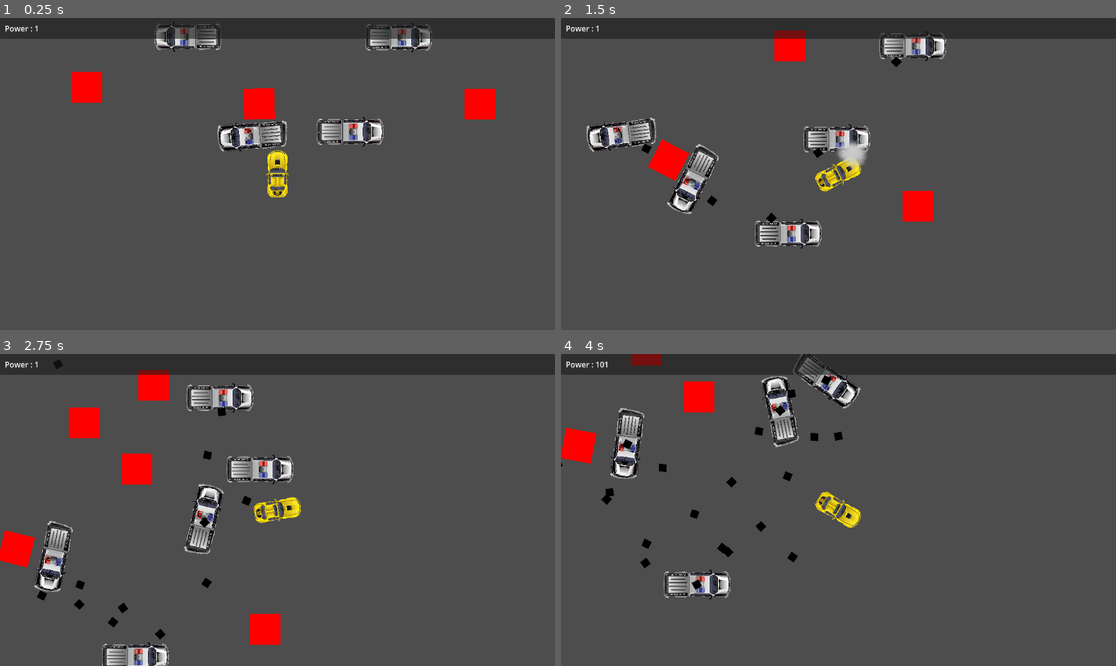
Above: before the commit, frames 1-4 (two rows, left to right).
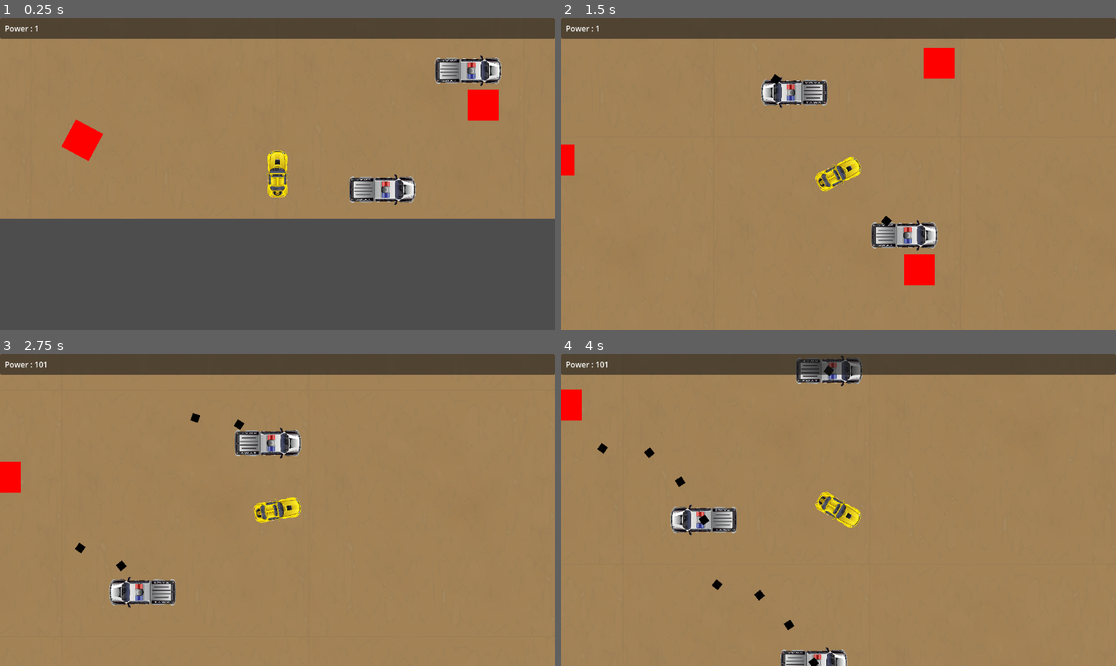
Above: after the commit, the same moments.

Repository: m-conti/gamejam-thailand-summer
Game: Godot game, scene res://level.tscn
Same seed, same stepped clock (60 frames per second), same inputs: the game is played once before the commit and once after it.
Inputs:
- Up to frame 1 (0.25 s): no input
- Up to frame 2 (1.5 s): hold D (right) 0.53-1.28 s; hold A (left) from 1.28 s (still down)
- Up to frame 3 (2.75 s): release A (left) at 2.03 s; hold D (right) from 2.03 s (still down)
- Up to frame 4 (4 s): release D (right) at 3.53 s; hold A (left) from 3.53 s (still down)

The runs differ from the first frame. In frame 1, 63% of the frame differs, in the area x 0-100%, y 0-65%; in frame 2, 99%, in the area x 0-100%, y 0-100%; in frame 3, 99%; in frame 4, 99%.

Commit message:
mapchunk

Diff:
--- a/level.tscn
+++ b/level.tscn
@@ -1,28 +1,12 @@
-[gd_scene load_steps=9 format=3 uid="uid://bdgxphbkkgn3x"]
+[gd_scene load_steps=7 format=3 uid="uid://bdgxphbkkgn3x"]
 
 [ext_resource type="PackedScene" uid="uid://s4ysxh3xnveh" path="res://entities/player.tscn" id="1_vonw3"]
 [ext_resource type="Script" uid="uid://delpi66snvovv" path="res://level_generator.gd" id="2_vonw3"]
 [ext_resource type="PackedScene" uid="uid://bumv2gl7e517t" path="res://entities/zombie.tscn" id="3_oi3di"]
 [ext_resource type="PackedScene" uid="uid://c6a1uvpnbxyih" path="res://entities/police.tscn" id="4_0b4ue"]
-[ext_resource type="Texture2D" uid="uid://bh25httbaufb3" path="res://assets/Cars/Road_02/tileset.png" id="5_f2txt"]
+[ext_resource type="TileSet" uid="uid://cgqv70nju2sun" path="res://sprites/road.tres" id="5_f2txt"]
 
 [sub_resource type="WorldBoundaryShape2D" id="WorldBoundaryShape2D_vonw3"]
-
-[sub_resource type="TileSetAtlasSource" id="TileSetAtlasSource_1ainy"]
-texture = ExtResource("5_f2txt")
-texture_region_size = Vector2i(688, 954)
-2:0/0 = 0
-7:0/0 = 0
-6:0/0 = 0
-3:0/0 = 0
-4:0/0 = 0
-5:0/0 = 0
-0:0/0 = 0
-1:0/0 = 0
-
-[sub_resource type="TileSet" id="TileSet_n6hdu"]
-tile_size = Vector2i(512, 512)
-sources/3 = SubResource("TileSetAtlasSource_1ainy")
 
 [node name="Level" type="Node2D"]
 
@@ -75,13 +59,12 @@
 
 [node name="LevelGenerator" type="Node2D" parent="." node_paths=PackedStringArray("player")]
 script = ExtResource("2_vonw3")
-x_min = -500.0
-x_max = 500.0
 player = NodePath("../Player")
 entity_scenes = Array[PackedScene]([ExtResource("3_oi3di"), ExtResource("4_0b4ue")])
 metadata/_custom_type_script = "uid://delpi66snvovv"
 
 [node name="TileMapLayer" type="TileMapLayer" parent="."]
+z_index = -1
 position = Vector2(-1, 0)
 tile_map_data = PackedByteArray(0, 0, 44, 0, 217, 255, 3, 0, 2, 0, 0, 0, 0, 0)
-tile_set = SubResource("TileSet_n6hdu")
+tile_set = ExtResource("5_f2txt")
--- a/level_generator.gd
+++ b/level_generator.gd
@@ -4,18 +4,20 @@
 const MAX_SPAWN_ATTEMPT = 50
 
 
-@export var x_min: float = -200
-@export var x_max: float = 200
+var ChunkScn = load("res://map/map_chunk.tscn")
 
-@export var chunck_size: float = 500
-@export var entities_per_chunck: int = 10
+@export var x_min: float = -1024
+@export var x_max: float = 1024
+
+@export var chunk_size: float = 1024
+@export var entities_per_chunk: int = 10
 
 @export var player: Player
 @export var entity_scenes: Array[PackedScene] = []
 
-var min_chunck_idx: int = 0
-var max_chunck_idx: int = 0
-var chuncks: Array[Node2D] = []
+var min_chunk_idx: int = 0
+var max_chunk_idx: int = 0
+var chunks: Array[Node2D] = []
 
 
 func get_random_entity() -> Entity:
@@ -37,57 +39,54 @@
 	rect.position *= sprite.global_scale
 	rect.position += sprite.global_position
 	rect.size *= sprite.global_scale
-
 	return rect
 
 
-func generate_chunck() -> void:
-	var chunck_idx = max_chunck_idx + 1
-	max_chunck_idx = chunck_idx
+func generate_chunk() -> void:
+	var chunk_idx = max_chunk_idx + 1
+	max_chunk_idx = chunk_idx
 
 	var entities_rect: Array[Rect2] = []
-	var chunck_rect = Rect2(x_min, -chunck_idx * chunck_size, x_max - x_min, chunck_size)
+	var chunk: MapChunk = ChunkScn.instantiate()
+	add_child(chunk)
+	chunks.append(chunk)
+	chunk.set_index(chunk_idx)
 
-	var chunck = Node2D.new()
-	add_child(chunck)
-	chuncks.append(chunck)
-
-	for i in entities_per_chunck:
+	for i in entities_per_chunk:
 		for _attempt in MAX_SPAWN_ATTEMPT:
 			var entity: Entity = get_random_entity()
-			entity.position = Vector2(randf_range(x_min, x_max), -(chunck_idx - randf()) * chunck_size)
+			entity.position = Vector2(randf_range(0, chunk.width), randf_range(0, chunk.height))
 			var rect: Rect2 = get_rect(entity)
 
-			if not chunck_rect.encloses(rect):
+			if not chunk.rect.encloses(rect):
 				continue
-
 			if entities_rect.any(func(other_rect: Rect2): return rect.intersects(other_rect)):
 				continue
 
 			entities_rect.append(rect)
-			chunck.add_child(entity)
+			chunk.add_child(entity)
 			break
 
 
-func remove_chunck() -> void:
-	var chunck = chuncks.pop_front()
-	if chunck == null:
-		print("Trying to remove an unexisting chunck")
+func remove_chunk() -> void:
+	var chunk = chunks.pop_front()
+	if chunk == null:
+		print("Trying to remove an unexisting chunk")
 		return
 
-	min_chunck_idx += 1
+	min_chunk_idx += 1
 
-	chunck.queue_free()
+	chunk.queue_free()
 
 
 func _ready() -> void:
 	for i in range(1):
-		generate_chunck()
+		generate_chunk()
 
 
 func _process(_delta: float) -> void:
-	if -player.position.y > (min_chunck_idx + 2) * chunck_size:
-		remove_chunck()
+	if -player.position.y > (min_chunk_idx + 2) * chunk_size:
+		remove_chunk()
 
-	if -player.position.y > (max_chunck_idx - 1) * chunck_size:
-		generate_chunck()
+	if -player.position.y > (max_chunk_idx - 1) * chunk_size:
+		generate_chunk()
--- /dev/null
+++ b/map/map_chunk.gd
@@ -0,0 +1,27 @@
+class_name MapChunk extends Node2D
+
+@export var chunk_height := 2
+@export var chunk_width := 4
+
+const CHUNK_PART_SIZE := 512
+
+var height:
+	get: return float(chunk_height * CHUNK_PART_SIZE)
+
+var width:
+	get: return float(chunk_width * CHUNK_PART_SIZE)
+
+var size:
+	get: return Vector2(width, height)
+
+var rect:
+	get: return Rect2(0, 0, self.width, self.height)
+
+func _ready():
+	for i in range(chunk_width):
+		for j in range(chunk_height):
+			%TileMapLayer.set_cell(Vector2(i, j), 1, Vector2(0, 0))
+	%TileMapLayer.position = Vector2(0, 0)
+
+func set_index(index: int):
+	self.position = Vector2(-self.width / 2, index * -self.height)
--- /dev/null
+++ b/map/map_chunk.tscn
@@ -0,0 +1,13 @@
+[gd_scene load_steps=3 format=3 uid="uid://bsubwbvilqufv"]
+
+[ext_resource type="TileSet" uid="uid://cgqv70nju2sun" path="res://sprites/road.tres" id="1_cklao"]
+[ext_resource type="Script" uid="uid://c2b7b0b6eblu1" path="res://map/map_chunk.gd" id="1_lgirl"]
+
+[node name="MapChunk" type="Node2D"]
+z_index = -1
+script = ExtResource("1_lgirl")
+
+[node name="TileMapLayer" type="TileMapLayer" parent="."]
+unique_name_in_owner = true
+tile_map_data = PackedByteArray(0, 0, 0, 0, 0, 0, 1, 0, 1, 0, 0, 0, 0, 0)
+tile_set = ExtResource("1_cklao")
--- /dev/null
+++ b/sprites/road.tres
@@ -0,0 +1,156 @@
+[gd_resource type="TileSet" load_steps=3 format=3 uid="uid://cgqv70nju2sun"]
+
+[ext_resource type="Texture2D" uid="uid://cwctd3cljpw1o" path="res://assets/Cars/Road_02/Untitled.png" id="1_3cyhj"]
+
+[sub_resource type="TileSetAtlasSource" id="TileSetAtlasSource_riahr"]
+resource_name = "road"
+texture = ExtResource("1_3cyhj")
+texture_region_size = Vector2i(512, 512)
+0:0/0 = 0
+1:0/0 = 0
+2:0/0 = 0
+3:0/0 = 0
+4:0/0 = 0
+5:0/0 = 0
+6:0/0 = 0
+7:0/0 = 0
+8:0/0 = 0
+9:0/0 = 0
+10:0/0 = 0
+11:0/0 = 0
+12:0/0 = 0
+13:0/0 = 0
+14:0/0 = 0
+15:0/0 = 0
+16:0/0 = 0
+17:0/0 = 0
+18:0/0 = 0
+19:0/0 = 0
+20:0/0 = 0
+21:0/0 = 0
+22:0/0 = 0
+23:0/0 = 0
+24:0/0 = 0
+25:0/0 = 0
+26:0/0 = 0
+27:0/0 = 0
+28:0/0 = 0
+29:0/0 = 0
+30:0/0 = 0
+31:0/0 = 0
+32:0/0 = 0
+33:0/0 = 0
+34:0/0 = 0
+35:0/0 = 0
+0:1/0 = 0
+1:1/0 = 0
+2:1/0 = 0
+3:1/0 = 0
+4:1/0 = 0
+5:1/0 = 0
+6:1/0 = 0
+7:1/0 = 0
+8:1/0 = 0
+9:1/0 = 0
+10:1/0 = 0
+11:1/0 = 0
+12:1/0 = 0
+13:1/0 = 0
+14:1/0 = 0
+15:1/0 = 0
+16:1/0 = 0
+17:1/0 = 0
+18:1/0 = 0
+19:1/0 = 0
+20:1/0 = 0
+21:1/0 = 0
+22:1/0 = 0
+23:1/0 = 0
+24:1/0 = 0
+25:1/0 = 0
+26:1/0 = 0
+27:1/0 = 0
+28:1/0 = 0
+29:1/0 = 0
+30:1/0 = 0
+31:1/0 = 0
+32:1/0 = 0
+33:1/0 = 0
+34:1/0 = 0
+35:1/0 = 0
+0:2/0 = 0
+1:2/0 = 0
+2:2/0 = 0
+3:2/0 = 0
+4:2/0 = 0
+5:2/0 = 0
+6:2/0 = 0
+7:2/0 = 0
+8:2/0 = 0
+9:2/0 = 0
+10:2/0 = 0
+11:2/0 = 0
+12:2/0 = 0
+13:2/0 = 0
+14:2/0 = 0
+15:2/0 = 0
+16:2/0 = 0
+17:2/0 = 0
+18:2/0 = 0
+19:2/0 = 0
+20:2/0 = 0
+21:2/0 = 0
+22:2/0 = 0
+23:2/0 = 0
+24:2/0 = 0
+25:2/0 = 0
+26:2/0 = 0
+27:2/0 = 0
+28:2/0 = 0
+29:2/0 = 0
+30:2/0 = 0
+31:2/0 = 0
+32:2/0 = 0
+33:2/0 = 0
+34:2/0 = 0
+35:2/0 = 0
+0:3/0 = 0
+1:3/0 = 0
+2:3/0 = 0
+3:3/0 = 0
+4:3/0 = 0
+5:3/0 = 0
+6:3/0 = 0
+7:3/0 = 0
+8:3/0 = 0
+9:3/0 = 0
+10:3/0 = 0
+11:3/0 = 0
+12:3/0 = 0
+13:3/0 = 0
+14:3/0 = 0
+15:3/0 = 0
+16:3/0 = 0
+17:3/0 = 0
+18:3/0 = 0
+19:3/0 = 0
+20:3/0 = 0
+21:3/0 = 0
+22:3/0 = 0
+23:3/0 = 0
+24:3/0 = 0
+25:3/0 = 0
+26:3/0 = 0
+27:3/0 = 0
+28:3/0 = 0
+29:3/0 = 0
+30:3/0 = 0
+31:3/0 = 0
+32:3/0 = 0
+33:3/0 = 0
+34:3/0 = 0
+35:3/0 = 0
+
+[resource]
+tile_size = Vector2i(512, 512)
+sources/1 = SubResource("TileSetAtlasSource_riahr")
Binary file added: assets/Cars/Road_02/Untitled.png
Not shown, added: assets/Cars/Road_02/Untitled.png.import
Not shown, added: map/map_chunk.gd.uid
Renamed: assets/Cars/Road_02/tileset.png -> sprites/tileset.png
Not shown, changed: sprites/tileset.png.import
